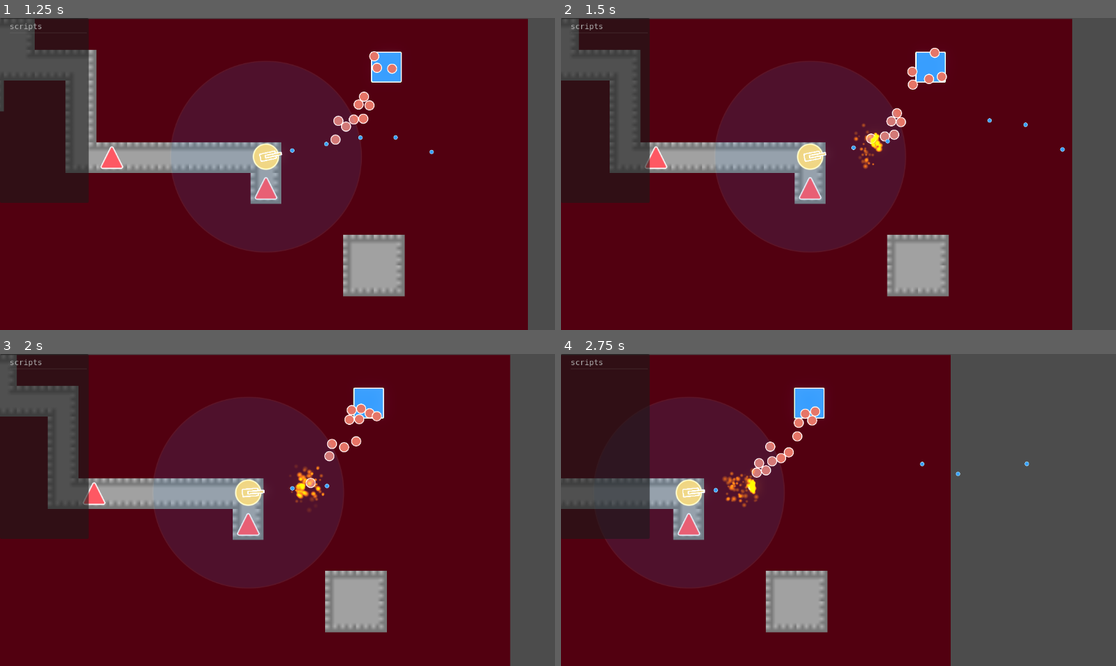
Above: before the commit, frames 1-4 (two rows, left to right).
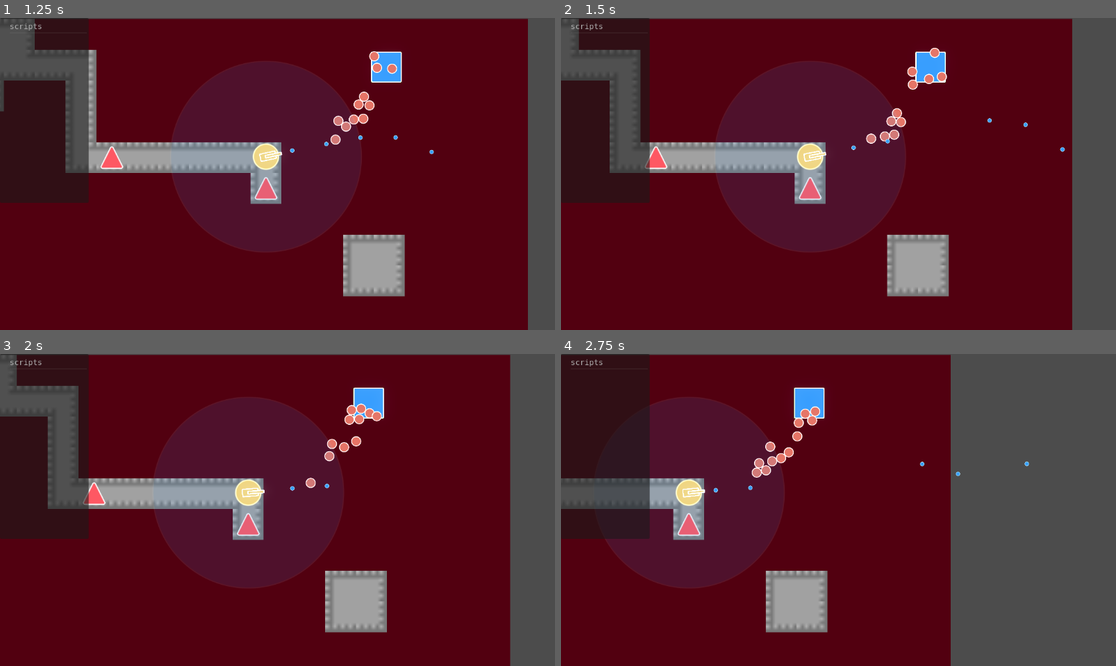
Above: after the commit, the same moments.

Repository: EEEEEEEEthan/BotDefence
Game: Godot game, scene res://Game.tscn
Two runs of this game, one before a commit and one after it. Both use one fixed random seed, a clock stepped at 60 frames per second and the inputs below.
Inputs (mouse positions are in pixels of both pictures, inside the frame that each line leads up to):
- Up to frame 1 (1.25 s): tap Enter at 0.5 s; move the mouse to (399, 158) at 0.52 s; hold D from 0.53 s (still down); hold Ctrl from 0.53 s (still down); click (399, 158) at 0.67 s
- Up to frame 2 (1.5 s): release D at 1.25 s; release Ctrl at 1.25 s; drag from (727, 189) to (999, 152) at 1.27 s
- Up to frame 3 (2 s): no input
- Up to frame 4 (2.75 s): move the mouse to (894, 441) at 2.02 s; hold D from 2.03 s (still down); hold Ctrl from 2.03 s (still down)

Frame 1 is identical in both runs. In frame 2, 0.2% of the frame differs, in the area x 52-59%, y 33-49%; in frame 3, 0.3%; in frame 4, 0.3%, in the area x 29-36%, y 36-50%.

Commit message:
Refactor MetalHitSpark script and scene connections
Removed the initial emitting state setup in the MetalHitSpark script and replaced it with a new _on_finished function for better resource management. Updated the scene file to connect the finished signal to the new function, enhancing the cleanup process after particle emission.

Co-authored-by: Cursor

Diff:
--- a/Tower/MetalHitSpark.gd
+++ b/Tower/MetalHitSpark.gd
@@ -7,11 +7,9 @@
 	rotation = (-bullet_direction.normalized()).angle()
 
 
-func _ready() -> void:
-	emitting = true
-	await get_tree().create_timer(lifetime + 0.25).timeout
-	queue_free()
+func _on_ready() -> void:
+	pass # Replace with function body.
 
 
-func _on_ready() -> void:
-	pass # Replace with function body.
+func _on_finished() -> void:
+	queue_free()
--- a/Tower/MetalHitSpark.tscn
+++ b/Tower/MetalHitSpark.tscn
@@ -45,4 +45,5 @@
 process_material = SubResource("ParticleProcessMaterial_spark")
 script = ExtResource("1_spark")
 
+[connection signal="finished" from="." to="." method="_on_finished"]
 [connection signal="ready" from="." to="." method="_on_ready"]
